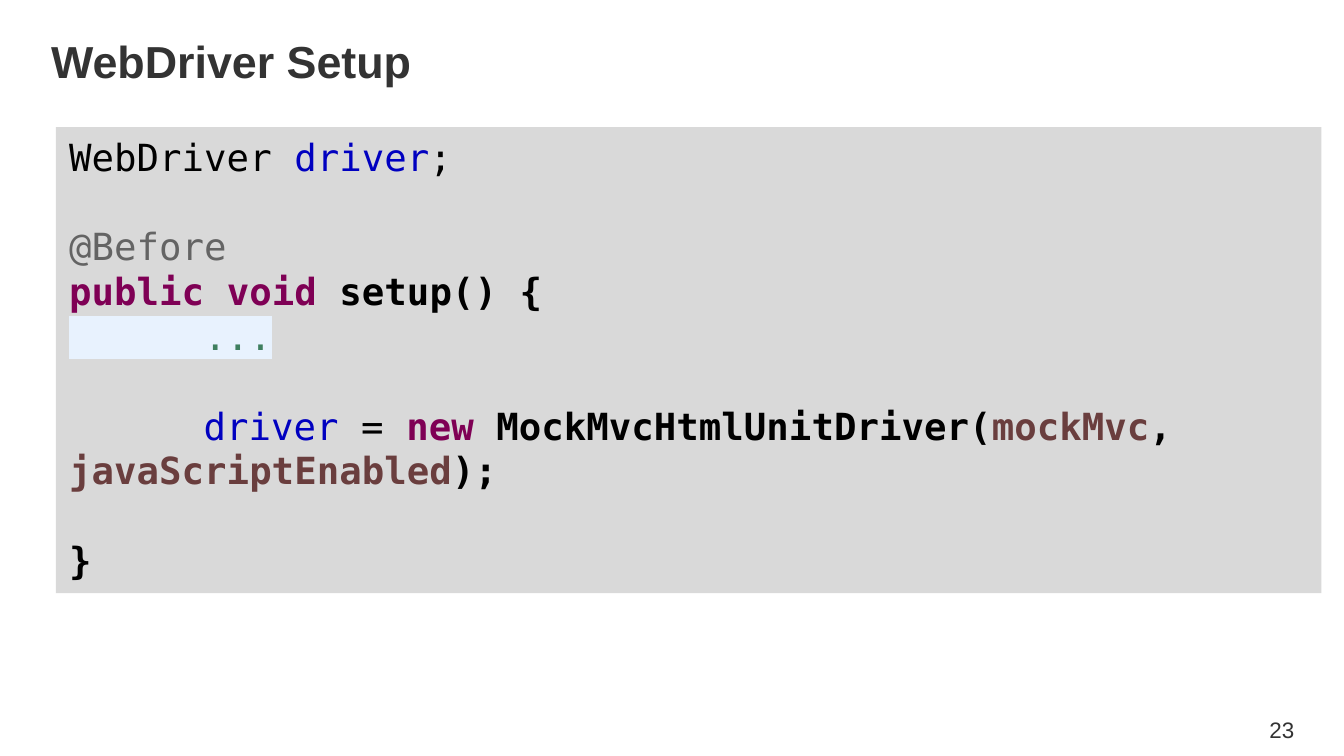
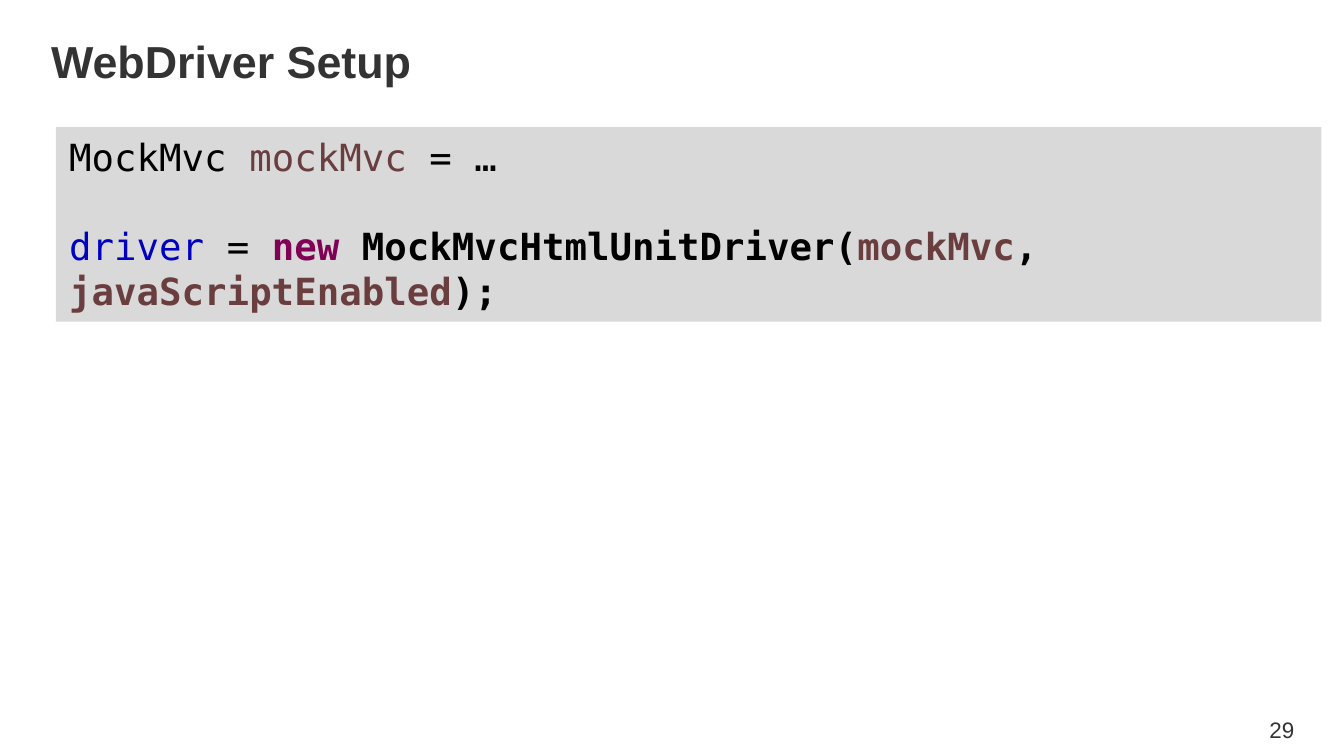
Before and after one commit to SpringOne2GX-2014/monty-python-trivia, a slide deck: slide 29 of SpringOne2GX_2014_HolyIntegrationTest.pptx (slide 23 before the commit). Drawn at 1344x756 pixels with LibreOffice and Linux fonts; fonts in the diff are those of the drawing; background and template pictures are left out. Boxes give left, top, right and bottom in pixels: in the first picture for what was removed or moved away, otherwise in the second. Text is boxed around its words. In the diff, an @@ line names an element or a change of style, - is before the commit and + after.

```diff
--- a/SpringOne2GX_2014_HolyIntegrationTest.pptx
+++ b/SpringOne2GX_2014_HolyIntegrationTest.pptx
@@ text in rectangle at [56, 128, 1322, 323]: paragraph removed @@
-}
@@ rectangle "MockMvc mockMvc = …": place and size @@
-rectangle "MockMvc mockMvc = …" at [56, 128, 1322, 594]
+rectangle "MockMvc mockMvc = …" at [56, 128, 1322, 323]
@@ text in rectangle at [69, 142, 407, 172]: text changed @@
-WebDriver driver;
-@Before
-public void setup() {
-...
+MockMvc mockMvc = …
@@ page number at [1269, 722, 1294, 738]: text changed @@
-23
+29
```
Also in this commit, not shown: 3 other slides changed, 11 slides added.
